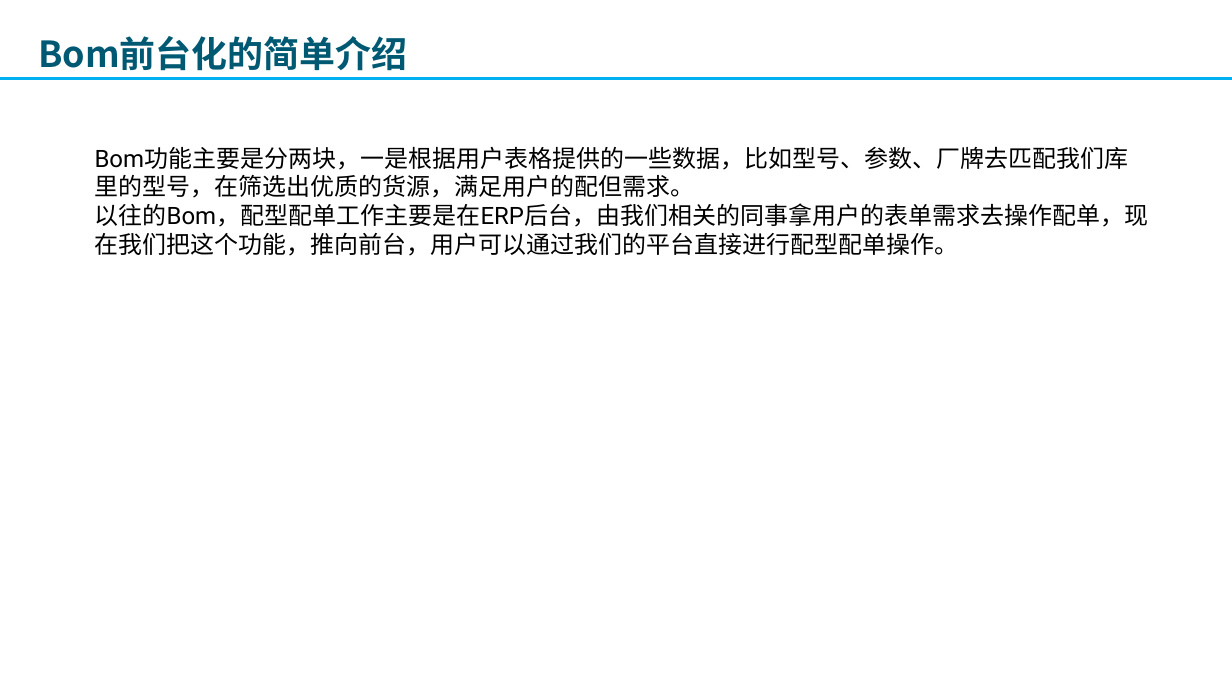
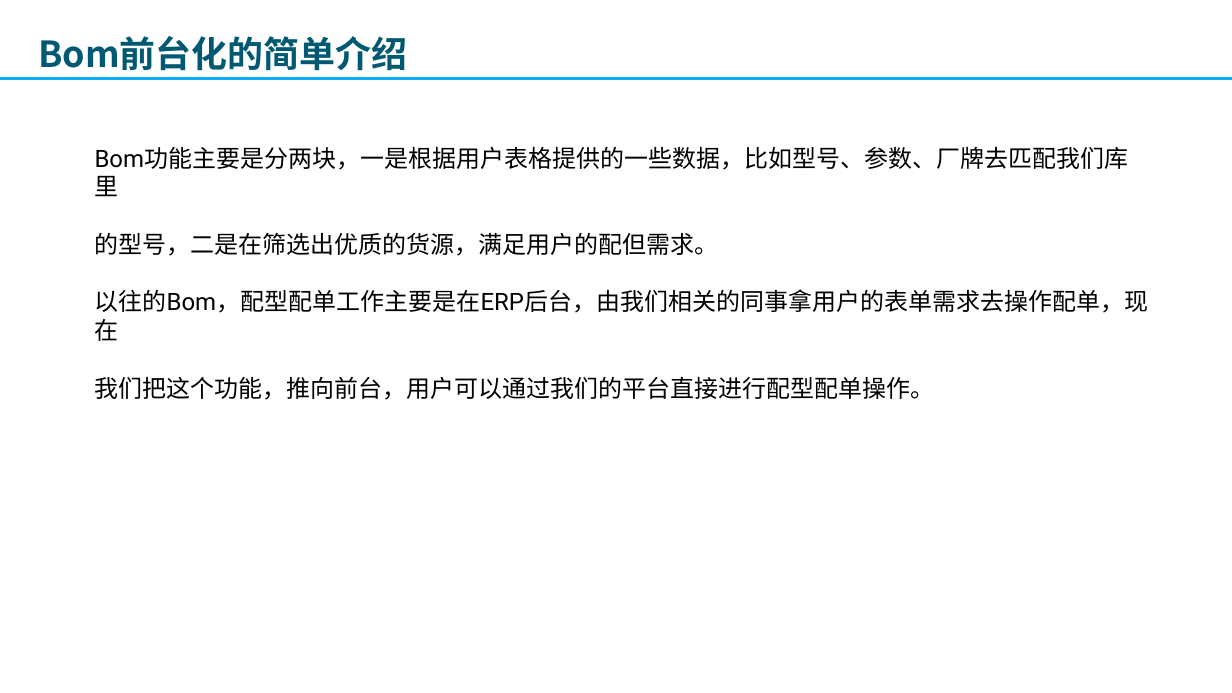
Before and after one commit to lbb1/lbb1.github.io, a slide deck: slide 3 of doc/2019-10-22 bom项目前端开发的收获.pptx. Drawn at 1232x693 pixels with LibreOffice and Linux fonts; fonts in the diff are those of the drawing; background and template pictures are left out. Boxes give left, top, right and bottom in pixels: in the first picture for what was removed or moved away, otherwise in the second. Text is boxed around its words. In the diff, an @@ line names an element or a change of style, - is before the commit and + after.

Commit message:
ppt

```diff
--- a/doc/2019-10-22 bom项目前端开发的收获.pptx
+++ b/doc/2019-10-22 bom项目前端开发的收获.pptx
@@ text at [95,147,1149,400]: text changed @@
-Bom功能主要是分两块，一是根据用户表格提供的一些数据，比如型号、参数、厂牌去匹配我们库里的型号，在筛选出优质的货源，满足用户的配但需求。
-以往的Bom，配型配单工作主要是在ERP后台，由我们相关的同事拿用户的表单需求去操作配单，现在我们把这个功能，推向前台，用户可以通过我们的平台直接进行配型配单操作。
+Bom功能主要是分两块，一是根据用户表格提供的一些数据，比如型号、参数、厂牌去匹配我们库里
+的型号，二是在筛选出优质的货源，满足用户的配但需求。
+以往的Bom，配型配单工作主要是在ERP后台，由我们相关的同事拿用户的表单需求去操作配单，现在
+我们把这个功能，推向前台，用户可以通过我们的平台直接进行配型配单操作。
```
Also in this commit, not shown: 3 other slides changed, 1 slide added, 1 slide removed, 4 other files.
